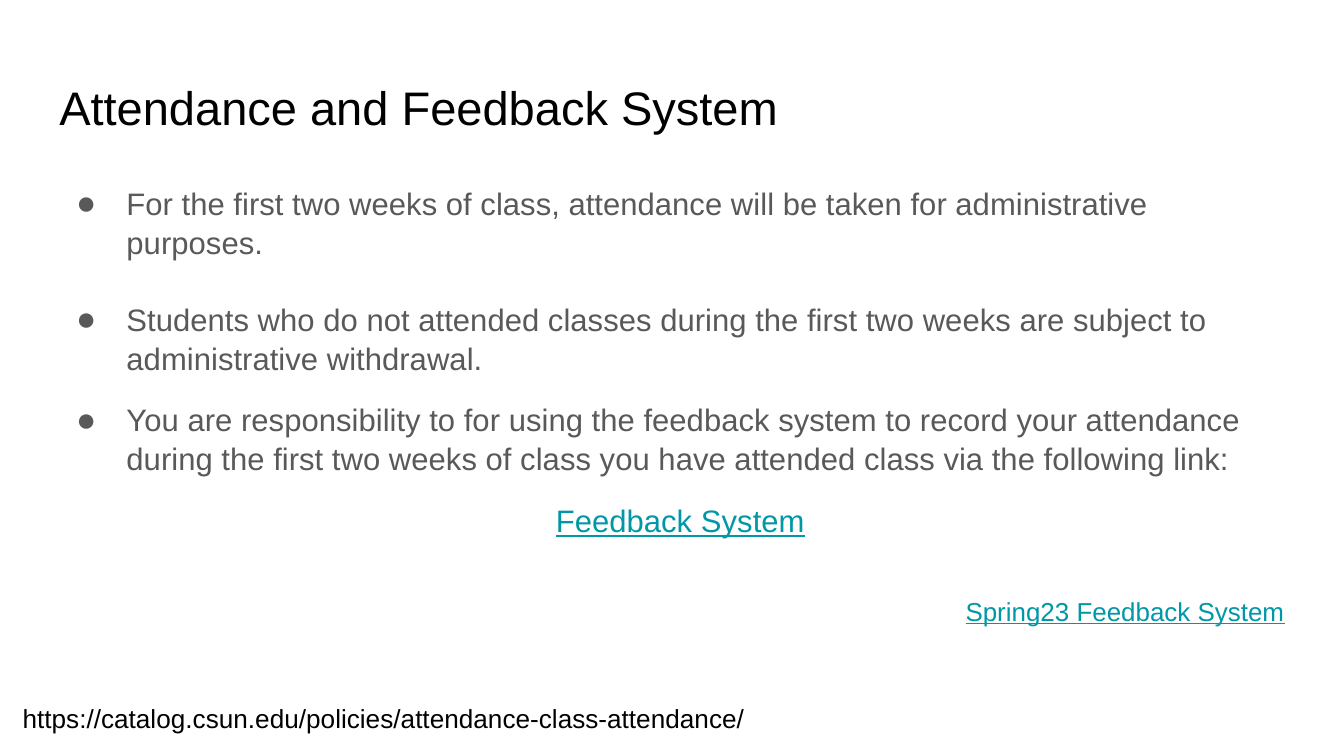
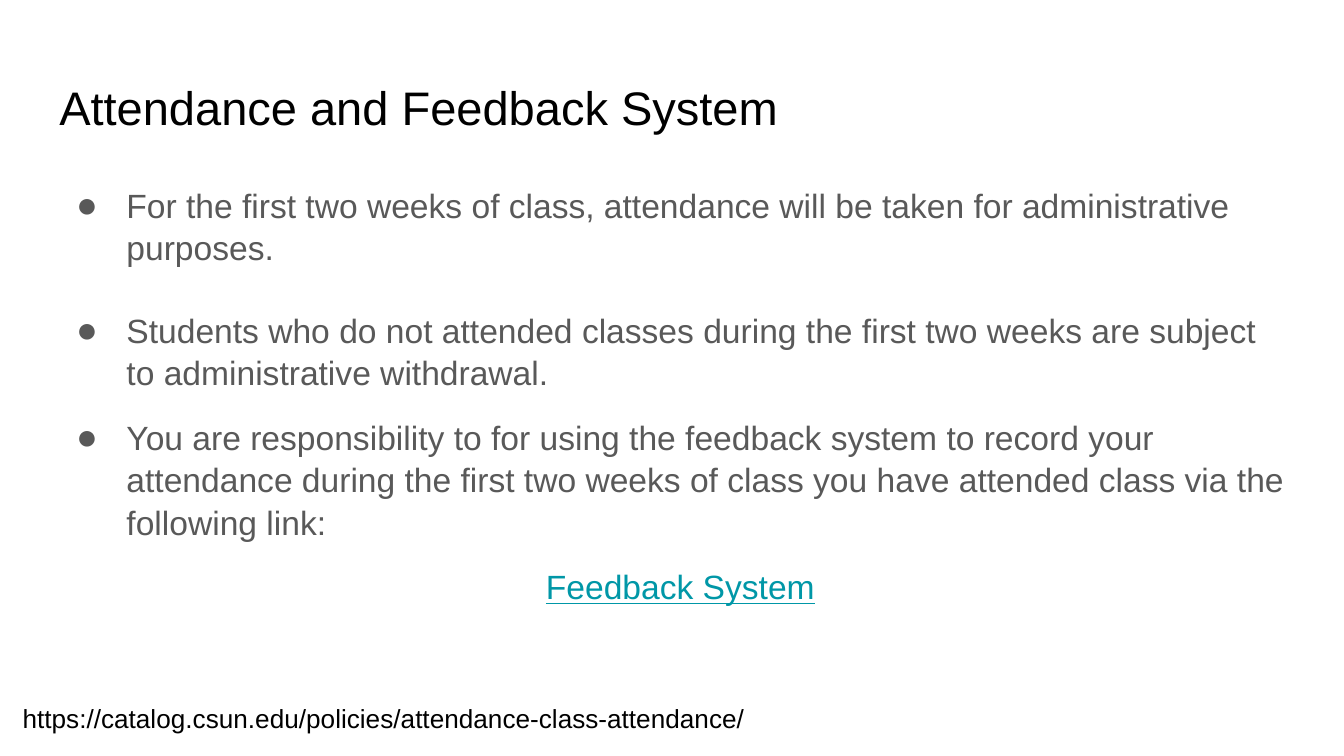
Before and after one commit to COMP122/comp122-f24, a slide deck: slide 2 of administrative/slide_presentations/.hidden/day1_agenda.pptx. Drawn at 1344x756 pixels with LibreOffice and Linux fonts; fonts in the diff are those of the drawing. Boxes give left, top, right and bottom in pixels: in the first picture for what was removed or moved away, otherwise in the second. Text is boxed around its words. In the diff, an @@ line names an element or a change of style, - is before the commit and + after.

```diff
--- a/administrative/slide_presentations/.hidden/day1_agenda.pptx
+++ b/administrative/slide_presentations/.hidden/day1_agenda.pptx
@@ text "For the first two weeks ..." at (126,193,1284,605): size 16.6 to 18 pt @@
@@ text at (966,602,1284,627): paragraph removed @@
-Spring23 Feedback System
```
Also in this commit, not shown: 4 other slides changed, 1 other file.
